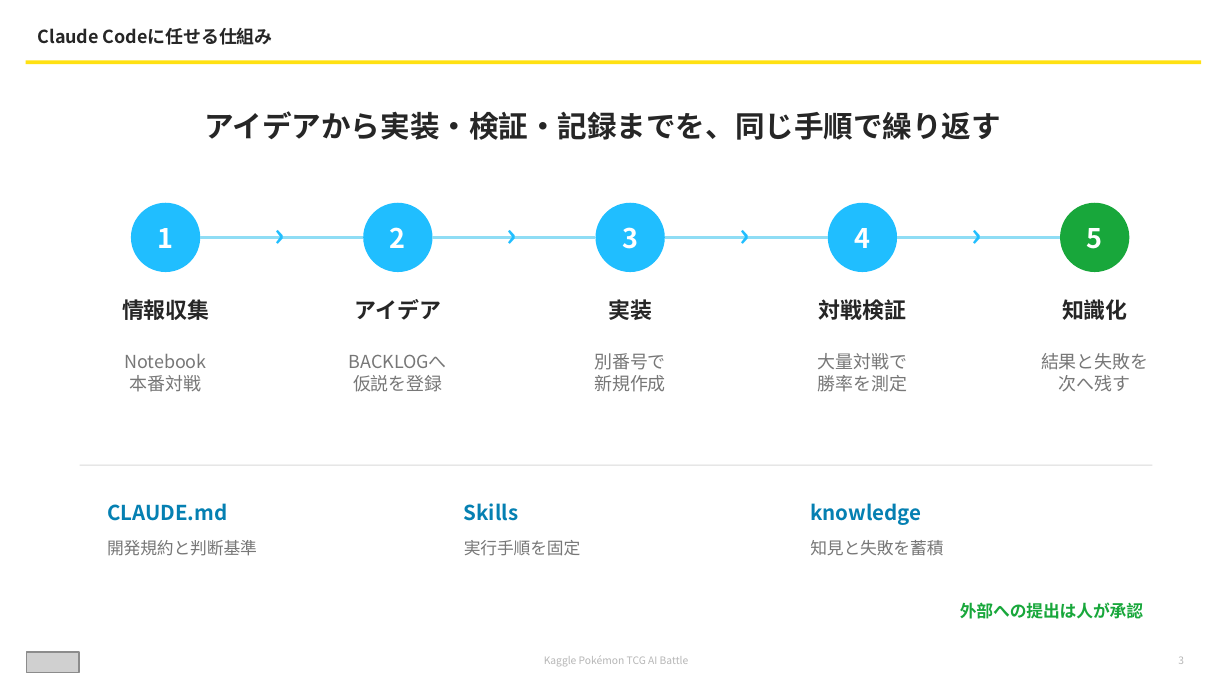
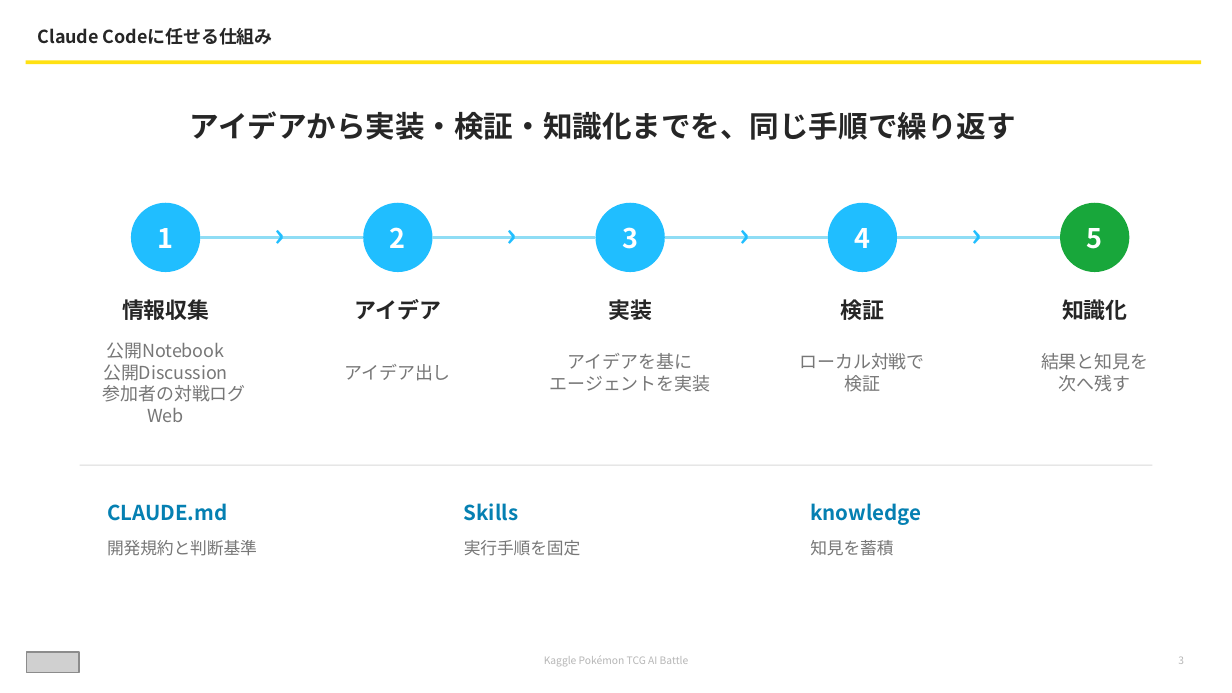
Before and after one commit to inumaru9n/pokemon_tcg, a slide deck: slide 3 of presentations/kaggle_pokeca_claude_code.pptx. Drawn at 1232x693 pixels with LibreOffice and Linux fonts; fonts in the diff are those of the drawing; grey boxes stand for pictures. Boxes give left, top, right and bottom in pixels: in the first picture for what was removed or moved away, otherwise in the second. Text is boxed around its words. In the diff, an @@ line names an element or a change of style, - is before the commit and + after.

```diff
--- a/presentations/kaggle_pokeca_claude_code.pptx
+++ b/presentations/kaggle_pokeca_claude_code.pptx
@@ text at (190,111,1016,140): text changed @@
-アイデアから実装・検証・記録までを、同じ手順で繰り返す
+アイデアから実装・検証・知識化までを、同じ手順で繰り返す
@@ text at (841,299,885,320): text changed @@
-対戦検証
+検証
@@ text at (103,342,246,422): text changed @@
-Notebook
-本番対戦
+公開Notebook
+公開Discussion
+参加者の対戦ログ
+Web
@@ text at (550,353,710,392): text changed @@
-別番号で
-新規作成
+アイデアを基に
+エージェントを実装
@@ text at (800,353,925,392): text changed @@
-大量対戦で
-勝率を測定
+ローカル対戦で
+検証
@@ text at (1041,353,1148,370): text changed @@
-結果と失敗を
+結果と知見を
@@ text at (345,364,451,381): text changed @@
-BACKLOGへ
-仮説を登録
+アイデア出し
@@ text at (810,540,893,556): text changed @@
-知見と失敗を蓄積
+知見を蓄積
@@ text removed at (960,602,1143,619) @@
-外部への提出は人が承認
```
Also in this commit, not shown: 10 other slides changed, 1 slide added, 1 slide removed.
